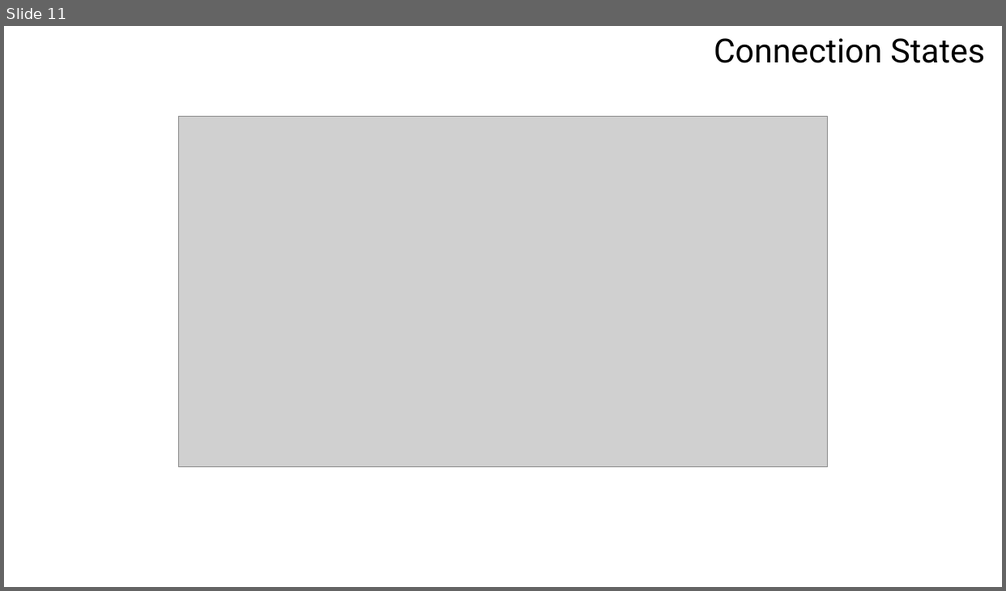
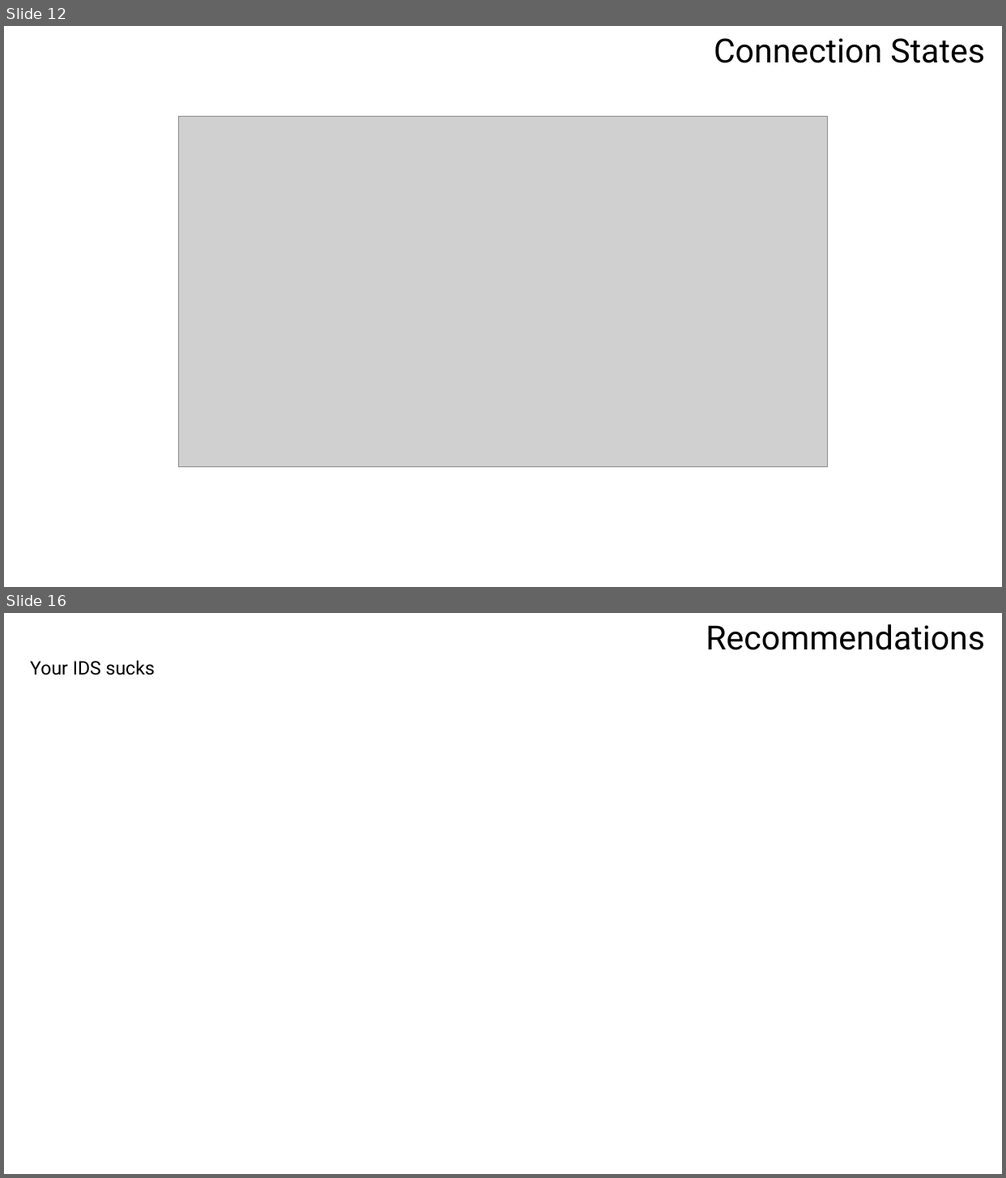
Before and after one commit to sdave777/Internet-of-Things_IDS_Data, a slide deck: Presentation.pptx. Shown one above the other, each under a label of ours: slide 11 before the commit, slides 12 and 16 after it; the slides between them are not shown. The pictures are 1006x591 and 1006x1178 pixels, drawn with LibreOffice and Linux fonts; fonts in the diff are those of the drawing; grey boxes stand for pictures; background and template pictures are left out. Boxes give left, top, right and bottom in pixels: in the first picture for what was removed or moved away, otherwise in the second. Text is boxed around its words. In the diff, an @@ line names an element or a change of style, - is before the commit and + after.

```diff
--- a/Presentation.pptx
+++ b/Presentation.pptx
@@ slide 16 added at [4, 613, 1002, 1174], background picture (left out) @@
@@ text added at [705, 624, 985, 650], 32 pt, text #000000 @@
+Recommendations
@@ text added at [30, 660, 155, 675], 18 pt, text #000000 @@
+Your IDS sucks
@@ what was slide 11 is now slide 12 @@
```
Also in this commit, not shown: 6 slides changed, 1 other slide added, 1 slide removed, 2 other files.
